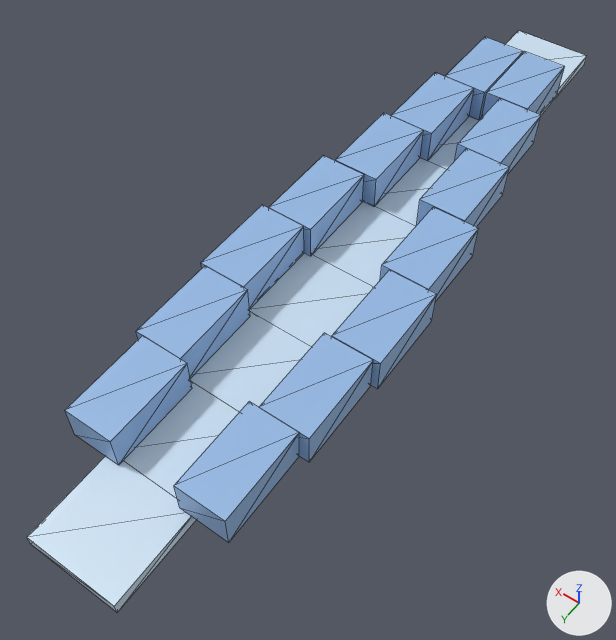
Renders of the FBX model Assets/models/trap/pieceMove1.fbx from each side of a commit.
Rendered twice from a camera (50 mm lens) standing at (-11.0, 18.5, 23.4) and looking at (0.4, 2.5, -1.7). The axes (+X, +Y, +Z) are drawn at lower right. The lights are the same throughout. Mesh edges are drawn as thin lines. Where no turn or scale is listed for an object, it has been applied to the vertices. Vertices at the same position are counted once.

The first picture shows 'floor', 'move_10', 'move_11', 'move_12', 'move_13', 'move_14', 'move_2', 'move_4', 'move_5', 'move_6', 'move_7', 'move_8', 'move_9'.
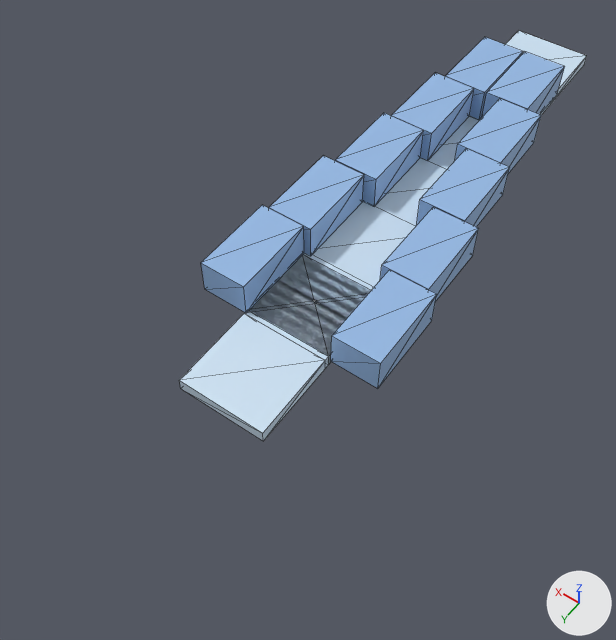
The newer file is also turned or shifted as a whole; pictures and numbers use the older file's frame.

The change, as a diff of the scene's bpy script:
```diff
--- a/Assets/models/trap/pieceMove1.fbx.py
+++ b/Assets/models/trap/pieceMove1.fbx.py
@@ me_mesh_006 @@
 me_mesh_006.from_pydata(...)  # 8 vertices, 12 faces; spans x -0.95..0.95, y -1.75..1.75, z -0.72..0.72
+# me_mesh_006 part 3: the whole mesh is turned -90 degrees about the x axis through its middle and scaled by 100
 me_mesh_006.materials.append(mat_roadblocks)
@@ me_mesh @@
 me_mesh.from_pydata(...)  # 40 vertices, 108 faces; spans x -1.8..1.8, y -1.8..29.8, z -0.3..0.3
 # used by ob_floor; location = (0.0, -14.93, -0.54)
+# me_mesh part 2: all 12 vertices in x -1.8..1.8, y 22.8..29.8, z -0.3..0.2 are moved by (0.0, -6.8, 0.0)
 me_mesh.materials.append(mat_floor)
@@ me_mesh_007 @@
 me_mesh_007.from_pydata(...)  # 8 vertices, 12 faces; spans x -0.95..0.95, y -1.75..1.75, z -0.72..0.72
+# me_mesh_007 part 1: the whole mesh is turned -90 degrees about the x axis through its middle and scaled by 100
 me_mesh_007.materials.append(mat_roadblocks)
@@ ob_move_11 @@
-ob_move_11 = bpy.data.objects.new('move_11', me_mesh_006)
-ob_move_11.location = (-2.63, 6.28, 0.51)
@@ ob_move_2 @@
-ob_move_2 = bpy.data.objects.new('move_2', me_mesh_008)
+ob_move_2 = bpy.data.objects.new('move_2', me_mesh_006)
 ob_move_2.parent = ob_right
@@ ob_move_12 @@
-ob_move_12 = bpy.data.objects.new('move_12', me_mesh_013)
-ob_move_12.location = (2.41, 6.28, 0.47)
@@ ob_move_14 @@
-ob_move_14 = bpy.data.objects.new('move_14', me_mesh_014)
-ob_move_14.location = (2.11, 9.78, 0.47)
@@ ob_move_13 @@
-ob_move_13 = bpy.data.objects.new('move_13', me_mesh_007)
-ob_move_13.location = (-2.26, 9.78, 0.51)
@@ ob_move_4 @@
-ob_move_4 = bpy.data.objects.new('move_4', me_mesh_009)
+ob_move_4 = bpy.data.objects.new('move_4', me_mesh_007)
 ob_move_4.parent = ob_right
```

Boxes (x1, y1, x2, y2) around the edits, measured in the pictures (616 x 640 px; the box of a moved part takes in the faces that stretch with it):
'floor', reshaped (27% narrower, 29% shorter)
    before: (27, 31, 587, 612)
    after: (179, 31, 587, 441)
'move_13', deleted (blue)
    before: (174, 401, 299, 542)
'move_14', deleted (blue)
    before: (65, 336, 192, 465)
'move_11', deleted (blue)
    before: (259, 333, 373, 462)
'move_12', deleted (blue)
    before: (136, 266, 250, 378)
'move_4', mesh turned, reshaped
    both: (391, 73, 474, 161)
'move_2', mesh turned, reshaped
    both: (445, 37, 523, 120)
part 1 of me_mesh_007, moved or reshaped
    before: (174, 401, 299, 542)
    after: (391, 73, 474, 161)
part 2 of me_mesh, moved or reshaped
    before: (27, 311, 312, 612)
    after: (179, 255, 370, 441)
part 3 of me_mesh_006, moved or reshaped
    before: (259, 333, 373, 462)
    after: (445, 37, 523, 120)
